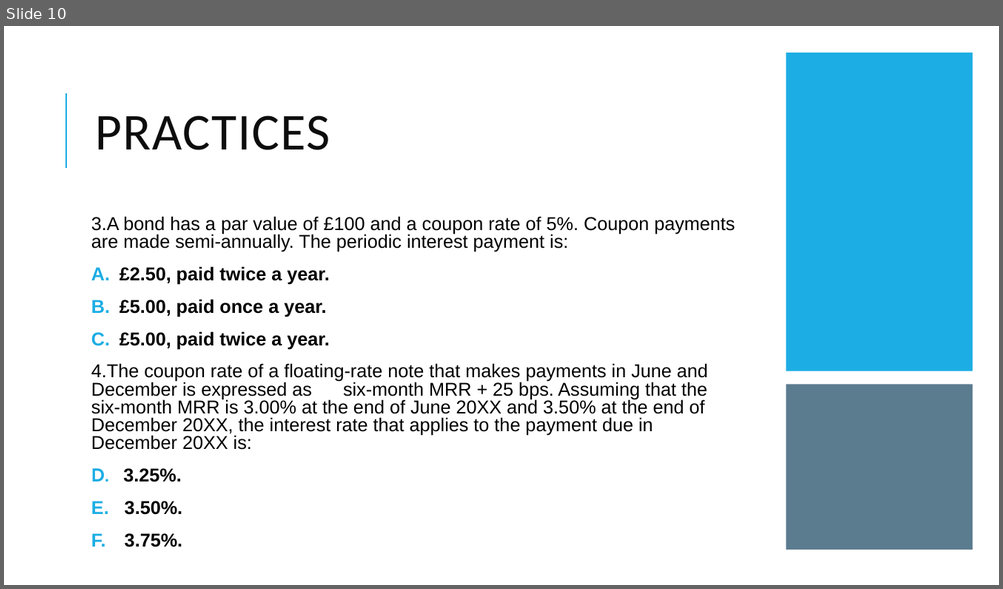
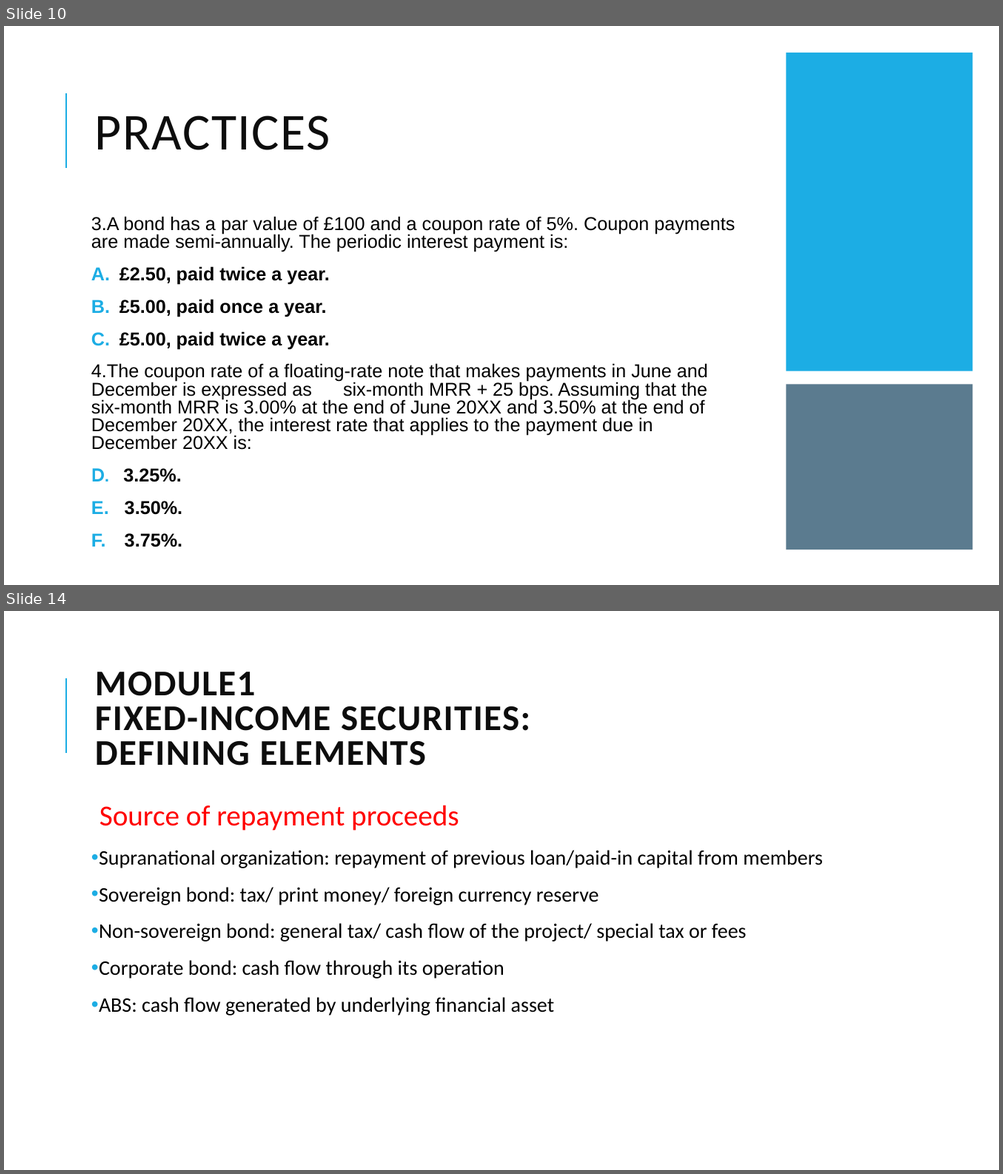
Before and after one commit to Isco0530/data, a slide deck: Fixed Income.pptx. Shown one above the other, each under a label of ours: slide 10 before the commit, slides 10 and 14 after it; the slides between them are not shown. The pictures are 1003x589 and 1003x1174 pixels, drawn with LibreOffice and Linux fonts; fonts in the diff are those of the drawing. Boxes give left, top, right and bottom in pixels: in the first picture for what was removed or moved away, otherwise in the second. Text is boxed around its words. In the diff, an @@ line names an element or a change of style, - is before the commit and + after.

```diff
--- a/Fixed Income.pptx
+++ b/Fixed Income.pptx
@@ slide 14 added at (x1=4, y1=611, x2=999, y2=1170), background #FFFFFF; not listed: 1 template element that a slide beside it also shows @@
@@ title added at (x1=95, y1=672, x2=530, y2=766), 35 pt, text #0D0D0D, bold @@
+MODULE1
+FIXED-INCOME SECURITIES:
+DEFINING ELEMENTS
@@ text added at (x1=99, y1=805, x2=822, y2=1016), 20 pt, text #000000 @@
+  Source of repayment proceeds
+• Supranational organization: repayment of previous loan/paid-in capital from members
+• Sovereign bond: tax/ print money/ foreign currency reserve
+• Non-sovereign bond: general tax/ cash flow of the project/ special tax or fees
+• Corporate bond: cash flow through its operation
+• ABS: cash flow generated by underlying financial asset
```
Also in this commit, not shown: 9 other slides added, 2 slides removed, 1 other file.
